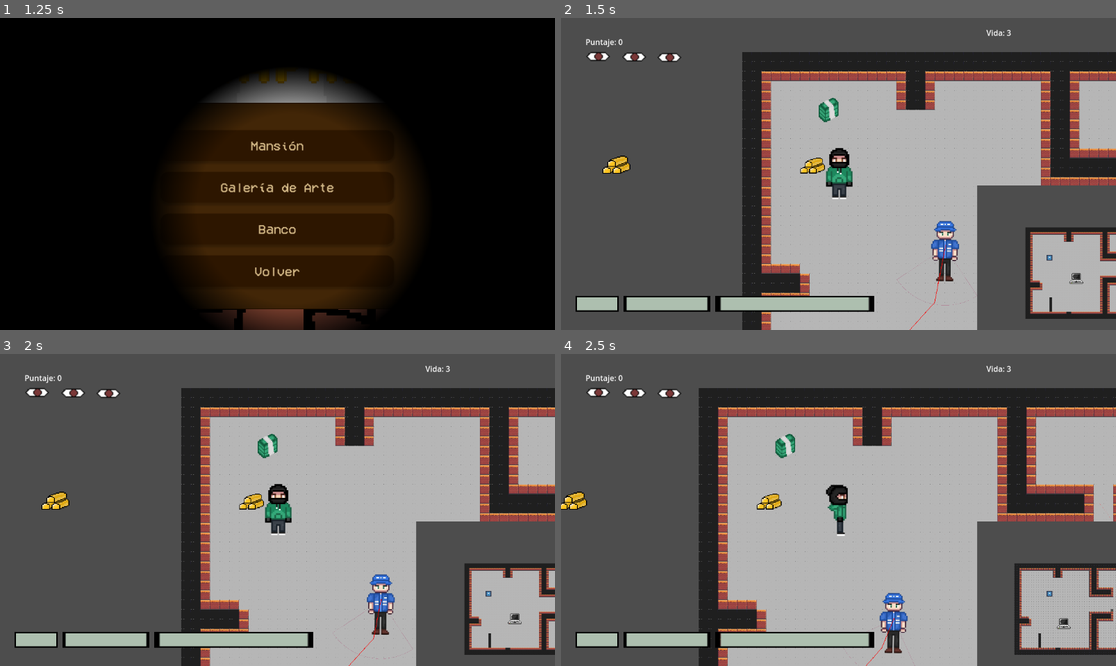
Above: before the commit, frames 1-4 (two rows, left to right).
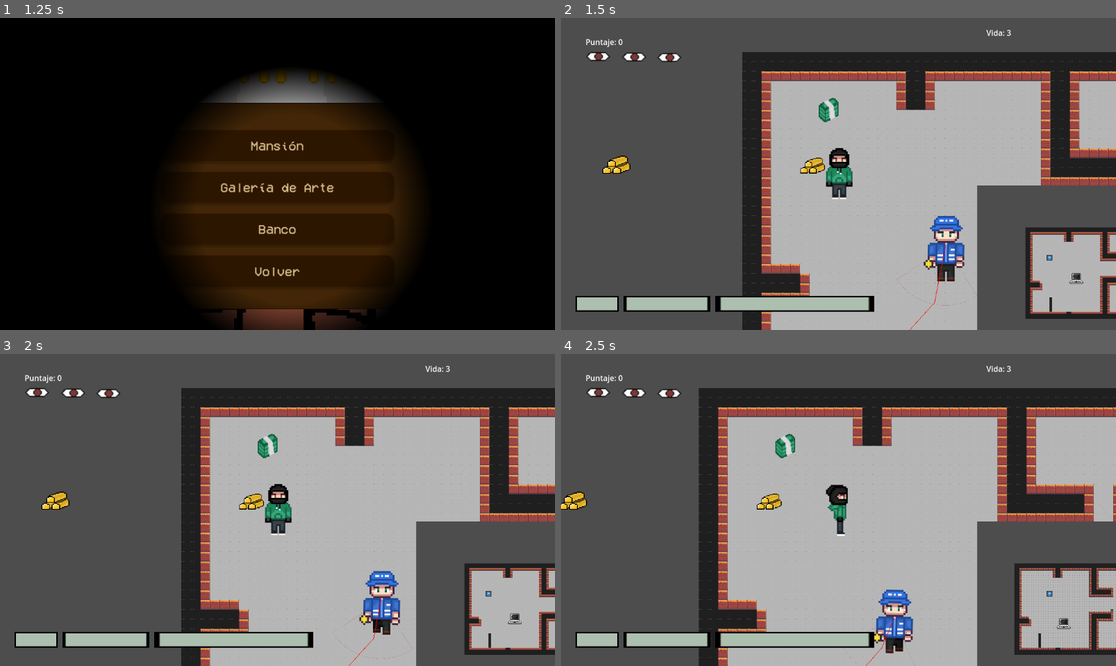
Above: after the commit, the same moments.

Repository: Xan-0/SilentStrikers
Game: Godot game, scene res://Escenas/main_menu.tscn
The game is run twice, just before and just after one commit, with the same random seed, the same clock (stepped at 60 frames per second) and the same inputs. The engine's default icon, where the game draws it, is replaced by a stand-in: a white triangle on a blue panel in a dark square.
Inputs (mouse positions are in pixels of both pictures, inside the frame that each line leads up to):
- Up to frame 1 (1.25 s): click "Empezar juego" at 0.5 s
- Up to frame 2 (1.5 s): click "Mansión" at 1.25 s
- Up to frame 3 (2 s): no input
- Up to frame 4 (2.5 s): move the mouse to (960, 494) at 2.02 s; hold Right (ui_right) from 2.03 s (still down); tap E (interactuar) at 2.1 s

Frame 1 is identical in both runs. In frame 2, 0.9% of the frame differs, in the area x 65-73%, y 63-85%; in frame 3, 0.9%, in the area x 64-73%, y 69-90%; in frame 4, 0.9%.

Commit message:
Cambio Metodo Animacion
Cambie el animationplayer y el sprite2d por animatedsprite2d

Diff:
--- a/Silent Strikers (Alfa Muy temprana)/Codigos/Guardia.gd
+++ b/Silent Strikers (Alfa Muy temprana)/Codigos/Guardia.gd
@@ -35,7 +35,7 @@
 ## --- Dibujo y Animación ---
 @export var draw_vision_cone: bool = true
 @export var vision_cone_color: Color = Color(1, 1, 0, 0.3)
-@onready var animations: AnimationPlayer = get_node("AnimationPlayer")
+@onready var animations: AnimatedSprite2D = get_node("AnimatedSprite2D")
 
 func _ready():
 	player = get_node("../Ladron")
--- a/Silent Strikers (Alfa Muy temprana)/Escenas/Guardia.tscn
+++ b/Silent Strikers (Alfa Muy temprana)/Escenas/Guardia.tscn
@@ -1,78 +1,144 @@
-[gd_scene load_steps=13 format=3 uid="uid://d1ouhuslclwme"]
+[gd_scene load_steps=24 format=3 uid="uid://d1ouhuslclwme"]
 
 [ext_resource type="Script" uid="uid://bl7xsghjndym2" path="res://Codigos/Guardia.gd" id="1_gxl0b"]
-[ext_resource type="Texture2D" uid="uid://cud6v0l3syc43" path="res://Sprites/Guardia comun.png" id="2_1uryg"]
-[ext_resource type="Script" uid="uid://b7b4ernwbles7" path="res://Codigos/animation_guardia.gd" id="3_g5ju6"]
+[ext_resource type="Texture2D" uid="uid://8daqsfakk7h8" path="res://Sprites/guardia 1 ajustado/fullspritesheet_enemigo1.png" id="2_g5ju6"]
 [ext_resource type="Script" uid="uid://bg7tpbudvl3k3" path="res://Codigos/Ataque.gd" id="4_1uryg"]
 [ext_resource type="Script" uid="uid://ctuuiip4c0u0s" path="res://Codigos/vision.gd" id="5_g5ju6"]
 
-[sub_resource type="Animation" id="Animation_pjdr2"]
-resource_name = "Abajo"
-tracks/0/type = "value"
-tracks/0/imported = false
-tracks/0/enabled = true
-tracks/0/path = NodePath(".:frame")
-tracks/0/interp = 1
-tracks/0/loop_wrap = true
-tracks/0/keys = {
-"times": PackedFloat32Array(0),
-"transitions": PackedFloat32Array(1),
-"update": 1,
-"values": [0]
-}
+[sub_resource type="AtlasTexture" id="AtlasTexture_1uryg"]
+atlas = ExtResource("2_g5ju6")
+region = Rect2(0, 0, 300, 369)
 
-[sub_resource type="Animation" id="Animation_3ilqb"]
-resource_name = "Arriba"
-tracks/0/type = "value"
-tracks/0/imported = false
-tracks/0/enabled = true
-tracks/0/path = NodePath(".:frame")
-tracks/0/interp = 1
-tracks/0/loop_wrap = true
-tracks/0/keys = {
-"times": PackedFloat32Array(0),
-"transitions": PackedFloat32Array(1),
-"update": 1,
-"values": [2]
-}
+[sub_resource type="AtlasTexture" id="AtlasTexture_g5ju6"]
+atlas = ExtResource("2_g5ju6")
+region = Rect2(300, 0, 300, 369)
 
-[sub_resource type="Animation" id="Animation_whrgq"]
-resource_name = "Derecha"
-tracks/0/type = "value"
-tracks/0/imported = false
-tracks/0/enabled = true
-tracks/0/path = NodePath(".:frame")
-tracks/0/interp = 1
-tracks/0/loop_wrap = true
-tracks/0/keys = {
-"times": PackedFloat32Array(0),
-"transitions": PackedFloat32Array(1),
-"update": 1,
-"values": [1]
-}
+[sub_resource type="AtlasTexture" id="AtlasTexture_r4su0"]
+atlas = ExtResource("2_g5ju6")
+region = Rect2(600, 0, 300, 369)
 
-[sub_resource type="Animation" id="Animation_xnc60"]
-resource_name = "Izquierda"
-tracks/0/type = "value"
-tracks/0/imported = false
-tracks/0/enabled = true
-tracks/0/path = NodePath(".:frame")
-tracks/0/interp = 1
-tracks/0/loop_wrap = true
-tracks/0/keys = {
-"times": PackedFloat32Array(0),
-"transitions": PackedFloat32Array(1),
-"update": 1,
-"values": [3]
-}
+[sub_resource type="AtlasTexture" id="AtlasTexture_3ilqb"]
+atlas = ExtResource("2_g5ju6")
+region = Rect2(900, 0, 300, 369)
 
-[sub_resource type="AnimationLibrary" id="AnimationLibrary_rlrai"]
-_data = {
-&"Abajo": SubResource("Animation_pjdr2"),
-&"Arriba": SubResource("Animation_3ilqb"),
-&"Derecha": SubResource("Animation_whrgq"),
-&"Izquierda": SubResource("Animation_xnc60")
-}
+[sub_resource type="AtlasTexture" id="AtlasTexture_pjdr2"]
+atlas = ExtResource("2_g5ju6")
+region = Rect2(0, 1131, 300, 369)
+
+[sub_resource type="AtlasTexture" id="AtlasTexture_xnc60"]
+atlas = ExtResource("2_g5ju6")
+region = Rect2(300, 1131, 300, 369)
+
+[sub_resource type="AtlasTexture" id="AtlasTexture_whrgq"]
+atlas = ExtResource("2_g5ju6")
+region = Rect2(600, 1131, 300, 369)
+
+[sub_resource type="AtlasTexture" id="AtlasTexture_rlrai"]
+atlas = ExtResource("2_g5ju6")
+region = Rect2(900, 1131, 300, 369)
+
+[sub_resource type="AtlasTexture" id="AtlasTexture_bix4t"]
+atlas = ExtResource("2_g5ju6")
+region = Rect2(0, 377, 300, 369)
+
+[sub_resource type="AtlasTexture" id="AtlasTexture_uba6s"]
+atlas = ExtResource("2_g5ju6")
+region = Rect2(300, 377, 300, 369)
+
+[sub_resource type="AtlasTexture" id="AtlasTexture_m6roy"]
+atlas = ExtResource("2_g5ju6")
+region = Rect2(600, 377, 300, 369)
+
+[sub_resource type="AtlasTexture" id="AtlasTexture_uitgv"]
+atlas = ExtResource("2_g5ju6")
+region = Rect2(900, 377, 300, 369)
+
+[sub_resource type="AtlasTexture" id="AtlasTexture_rfase"]
+atlas = ExtResource("2_g5ju6")
+region = Rect2(0, 754, 300, 369)
+
+[sub_resource type="AtlasTexture" id="AtlasTexture_3kden"]
+atlas = ExtResource("2_g5ju6")
+region = Rect2(300, 754, 300, 369)
+
+[sub_resource type="AtlasTexture" id="AtlasTexture_fb0sx"]
+atlas = ExtResource("2_g5ju6")
+region = Rect2(600, 754, 300, 369)
+
+[sub_resource type="AtlasTexture" id="AtlasTexture_bob2y"]
+atlas = ExtResource("2_g5ju6")
+region = Rect2(900, 754, 300, 369)
+
+[sub_resource type="SpriteFrames" id="SpriteFrames_mkqbs"]
+animations = [{
+"frames": [{
+"duration": 1.0,
+"texture": SubResource("AtlasTexture_1uryg")
+}, {
+"duration": 1.0,
+"texture": SubResource("AtlasTexture_g5ju6")
+}, {
+"duration": 1.0,
+"texture": SubResource("AtlasTexture_r4su0")
+}, {
+"duration": 1.0,
+"texture": SubResource("AtlasTexture_3ilqb")
+}],
+"loop": true,
+"name": &"Abajo",
+"speed": 3.0
+}, {
+"frames": [{
+"duration": 1.0,
+"texture": SubResource("AtlasTexture_pjdr2")
+}, {
+"duration": 1.0,
+"texture": SubResource("AtlasTexture_xnc60")
+}, {
+"duration": 1.0,
+"texture": SubResource("AtlasTexture_whrgq")
+}, {
+"duration": 1.0,
+"texture": SubResource("AtlasTexture_rlrai")
+}],
+"loop": true,
+"name": &"Arriba",
+"speed": 3.0
+}, {
+"frames": [{
+"duration": 1.0,
+"texture": SubResource("AtlasTexture_bix4t")
+}, {
+"duration": 1.0,
+"texture": SubResource("AtlasTexture_uba6s")
+}, {
+"duration": 1.0,
+"texture": SubResource("AtlasTexture_m6roy")
+}, {
+"duration": 1.0,
+"texture": SubResource("AtlasTexture_uitgv")
+}],
+"loop": true,
+"name": &"Derecha",
+"speed": 3.0
+}, {
+"frames": [{
+"duration": 1.0,
+"texture": SubResource("AtlasTexture_rfase")
+}, {
+"duration": 1.0,
+"texture": SubResource("AtlasTexture_3kden")
+}, {
+"duration": 1.0,
+"texture": SubResource("AtlasTexture_fb0sx")
+}, {
+"duration": 1.0,
+"texture": SubResource("AtlasTexture_bob2y")
+}],
+"loop": true,
+"name": &"Izquierda",
+"speed": 3.0
+}]
 
 [sub_resource type="CircleShape2D" id="CircleShape2D_0277c"]
 radius = 6.18502
@@ -87,17 +153,9 @@
 slide_on_ceiling = false
 script = ExtResource("1_gxl0b")
 
-[node name="Sprite2D" type="Sprite2D" parent="."]
-position = Vector2(-7, -1)
-texture = ExtResource("2_1uryg")
-hframes = 4
-
-[node name="AnimationPlayer" type="AnimationPlayer" parent="."]
-root_node = NodePath("../Sprite2D")
-libraries = {
-&"": SubResource("AnimationLibrary_rlrai")
-}
-script = ExtResource("3_g5ju6")
+[node name="AnimatedSprite2D" type="AnimatedSprite2D" parent="."]
+sprite_frames = SubResource("SpriteFrames_mkqbs")
+animation = &"Izquierda"
 
 [node name="CollisionShape2D" type="CollisionShape2D" parent="."]
 position = Vector2(-2, -2)
--- a/Silent Strikers (Alfa Muy temprana)/Escenas/testMapa1.tscn
+++ b/Silent Strikers (Alfa Muy temprana)/Escenas/testMapa1.tscn
@@ -1,7 +1,7 @@
 [gd_scene load_steps=12 format=4 uid="uid://bj4uwxkcoduja"]
 
 [ext_resource type="Texture2D" uid="uid://brmwx5ulu8t76" path="res://Tiles mapas/tileset-mapa1-brillo.png" id="1_mfn2t"]
-[ext_resource type="Texture2D" uid="uid://cuecitndoyo4b" path="res://Experimental.png" id="2_bbkxa"]
+[ext_resource type="Texture2D" uid="uid://cuecitndoyo4b" path="res://Tiles mapas/Experimental.png" id="2_bbkxa"]
 [ext_resource type="PackedScene" uid="uid://drs5cxv35r63x" path="res://Escenas/Player.tscn" id="3_aocxc"]
 [ext_resource type="Texture2D" uid="uid://bd32yf8lfvp0e" path="res://Tiles mapas/Interiors_free_48x48.png" id="3_bbkxa"]
 
Binary file added: Silent Strikers (Alfa Muy temprana)/Sprites/guardia 1 ajustado/Spritesheet_enemigo1.aseprite
Binary file added: Silent Strikers (Alfa Muy temprana)/Sprites/guardia 1 ajustado/fullspritesheet_enemigo1.aseprite
Binary file added: Silent Strikers (Alfa Muy temprana)/Sprites/guardia 1 ajustado/fullspritesheet_enemigo1.png
Not shown, added: Silent Strikers (Alfa Muy temprana)/Sprites/guardia 1 ajustado/fullspritesheet_enemigo1.png.import
Binary file added: Silent Strikers (Alfa Muy temprana)/Sprites/guardia 1 ajustado/map1enemy_down.aseprite
Binary file added: Silent Strikers (Alfa Muy temprana)/Sprites/guardia 1 ajustado/map1enemy_down.png
Not shown, added: Silent Strikers (Alfa Muy temprana)/Sprites/guardia 1 ajustado/map1enemy_down.png.import
Binary file added: Silent Strikers (Alfa Muy temprana)/Sprites/guardia 1 ajustado/map1enemy_left.aseprite
Binary file added: Silent Strikers (Alfa Muy temprana)/Sprites/guardia 1 ajustado/map1enemy_right.aseprite
Binary file added: Silent Strikers (Alfa Muy temprana)/Sprites/guardia 1 ajustado/map1enemy_up.aseprite
